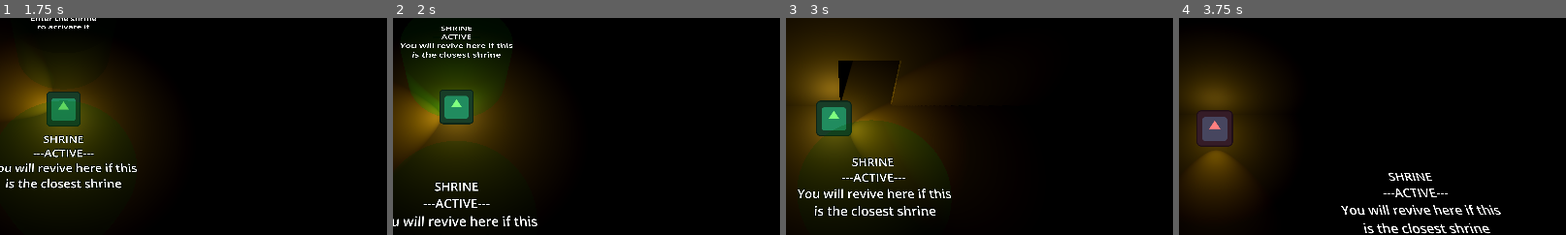
Above: before the commit, frames 1-4 (left to right).
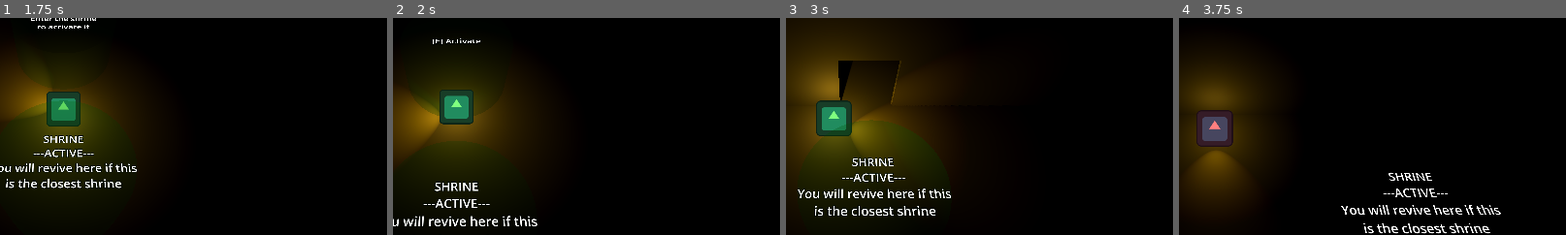
Above: after the commit, the same moments.

Repository: Rusty-Rat-Studios/dead-living-and-dying
Game: Godot game, scene res://game.tscn
Two runs of this game, one before a commit and one after it. Both use one fixed random seed, a clock stepped at 60 frames per second and the inputs below. The engine's default icon, where the game draws it, is replaced by a stand-in: a white triangle on a blue panel in a dark square.
Inputs (mouse positions are % of the whole screen's width and height, from its top left):
- Up to frame 1 (1.75 s): click "START" at 0.5 s; tap Enter at 1.25 s; move the mouse to (45, 70) at 1.27 s; hold Up (ui_up) from 1.28 s (still down); hold Keypad Enter (ui_accept) from 1.28 s (still down); tap E (interact, bound only after the commit) at 1.35 s
- Up to frame 2 (2 s): keep holding Up (ui_up); keep holding Keypad Enter (ui_accept)
- Up to frame 3 (3 s): move the mouse to (80, 65) at 2.02 s; release Keypad Enter (ui_accept) at 2.03 s; tap Keypad Enter (ui_accept) at 2.1, 2.27, 2.57 s; tap E (interact, bound only after the commit) at 2.3, 2.85 s; move the mouse to (20, 35) at 2.77 s; release Up (ui_up) at 2.78 s; hold Left (ui_left) from 2.78 s (still down); hold Keypad Enter (ui_accept) from 2.78 s (still down)
- Up to frame 4 (3.75 s): keep holding Left (ui_left); move the mouse to (55, 50) at 3.52 s; release Keypad Enter (ui_accept) at 3.53 s; tap Tab at 3.6 s
The pictures show only the part of the screen within x 42-92%, y 24-74%; the shares and areas given below are measured in that part.

Frame 1 is identical in both runs. In frame 2, 1.1% of the frame differs, in the area x 2-31%, y 3-46%; in frame 3, less than 0.1%; in frame 4, less than 0.1%.

Commit message:
Add interactable component and partial refactor of shrine

Diff:
--- a/map/shrine.gd
+++ b/map/shrine.gd
@@ -1,8 +1,16 @@
 class_name Shrine
 extends Area3D
 
+const TEXT_INACTIVE: String = "SHRINE\r---inactive---\nEnter the shrine\rto activate it"
+const TEXT_ACTIVE: String = "SHRINE\r---ACTIVE---\nYou will revive here if this\ris the closest shrine"
+const TEXT_CONSUMED: String = "SHRINE\r---CONSUMED---\nThis shrine cannot\rbe used anymore"
+#const TEXT_INTERACTABLE: String = "SHRINE\r---inactive---\nPress 'E' to activate"
+const TEXT_INTERACTABLE: String = "[E] Activate"
+
 # tracks if shrine has been reached and activated
 @onready var activated: bool = false
+# tracks whether player is in range to interact with shrine
+@onready var interactable: bool = false
 # tracks if player has revived at this shrine
 # disallows further revivals at this shrine
 @onready var consumed: bool = false
@@ -20,35 +28,79 @@
 
 func _ready() -> void:
 	body_entered.connect(_on_body_entered)
+	body_exited.connect(_on_body_exited)
 
 	# apply material to shrine
 	$MeshInstance3D.set_surface_override_material(0, material)
 	reset()
 
 
+func _input(event: InputEvent) -> void:
+	if event.is_action_pressed("ui_accept") and interactable and not activated:
+		activate()
+
+
 func reset() -> void:
+	$Interactable.inputs = ["interact"]
+	$Interactable.input_detected.connect(activate)
 	activated = false
 	consumed = false
 	material.albedo_color = color_inactive
-	$Label3D.text = "SHRINE\r---inactive---\nEnter the shrine\rto activate it"
+	#$Label3D.text = TEXT_INACTIVE
+	$Interactable.display_message(TEXT_INACTIVE)
 
 
 func activate() -> void:
 	activated = true
+	# change color and text to show it is activated
 	material.albedo_color = color_active
-	$Label3D.text = "SHRINE\r---ACTIVE---\nYou will revive here if this\ris the closest shrine"
+	#$Label3D.text = TEXT_ACTIVE
+	$Interactable.display_message(TEXT_ACTIVE)
 	SignalBus.activated_shrine.emit(self)
+	# remove input detection for interactable
+	$Interactable.inputs.clear()
 
 
 func consume() -> void:
 	if not default:
 		consumed = true
+		activated = false
 		material.albedo_color = color_consumed
-		$Label3D.text = "SHRINE\r---CONSUMED---\nThis shrine cannot\rbe used anymore"
+		$Interactable.display_message(TEXT_CONSUMED)
+		#$Label3D.text = TEXT_CONSUMED
 		SignalBus.consumed_shrine.emit(self)
 
 
 func _on_body_entered(_body: Node3D) -> void:
 	# type-checking for player is unneeded as shrine collides on layer PLAYER
 	if not consumed and not activated and PlayerHandler.get_player_state() != "Dead":
-		activate()
+		#activate()
+		$Interactable.display_message(TEXT_INTERACTABLE)
+		#$Label3D.text = TEXT_INTERACTABLE
+		interactable = true
+
+		# activate outline visibility
+		print("Layer mask after entering:", $MeshInstance3D.get_layer_mask_value(2))  # Debug print
+		$MeshInstance3D.set_layer_mask_value(2, true)
+		print("Layer mask after entering:", $MeshInstance3D.get_layer_mask_value(2))  # Debug print
+
+
+func _on_body_exited(_body: Node3D) -> void:
+	# no guard check -> should always be non-interactable when player leaves
+	# regardless of shrine and player states
+	interactable = false
+
+	# deactivate outline visibility
+	print("Layer mask after exiting:", $MeshInstance3D.get_layer_mask_value(2))  # Debug print
+	$MeshInstance3D.set_layer_mask_value(2, false)
+	print("Layer mask after exiting:", $MeshInstance3D.get_layer_mask_value(2))  # Debug print
+
+	if activated:
+		$Interactable.display_message(TEXT_ACTIVE)
+		#$Label3D.text = TEXT_ACTIVE
+	elif consumed:
+		$Interactable.display_message(TEXT_CONSUMED)
+		#$Label3D.text = TEXT_CONSUMED
+	else:
+		$Interactable.display_message(TEXT_INACTIVE)
+		#$Label3D.text = TEXT_INACTIVE
--- a/map/shrine.tscn
+++ b/map/shrine.tscn
@@ -1,6 +1,7 @@
-[gd_scene load_steps=5 format=3 uid="uid://web8bdry114l"]
+[gd_scene load_steps=6 format=3 uid="uid://web8bdry114l"]
 
 [ext_resource type="Script" path="res://map/shrine.gd" id="1_fbitt"]
+[ext_resource type="PackedScene" uid="uid://cnbim08e5mqrn" path="res://ui/interactable.tscn" id="2_6wln3"]
 
 [sub_resource type="CylinderShape3D" id="CylinderShape3D_eitr8"]
 radius = 2.0
@@ -26,12 +27,13 @@
 shape = SubResource("CylinderShape3D_eitr8")
 
 [node name="MeshInstance3D" type="MeshInstance3D" parent="."]
+layers = 3
 mesh = SubResource("CylinderMesh_fvtqe")
 
 [node name="Label3D" type="Label3D" parent="."]
 transform = Transform3D(1, 0, 0, 0, -4.37114e-08, 1, 0, -1, -4.37114e-08, 0, 1, 0)
-text = "SHRINE
+visible = false
+font_size = 64
 
-Your spirit will return
-here when you die."
-font_size = 64
+[node name="Interactable" parent="." instance=ExtResource("2_6wln3")]
+transform = Transform3D(1, 0, 0, 0, -4.37114e-08, 1, 0, -1, -4.37114e-08, 0, 1, 0)
--- a/project.godot
+++ b/project.godot
@@ -30,6 +30,14 @@
 
 [input]
 
+ui_accept={
+"deadzone": 0.5,
+"events": [Object(InputEventKey,"resource_local_to_scene":false,"resource_name":"","device":0,"window_id":0,"alt_pressed":false,"shift_pressed":false,"ctrl_pressed":false,"meta_pressed":false,"pressed":false,"keycode":4194310,"physical_keycode":0,"key_label":0,"unicode":0,"location":0,"echo":false,"script":null)
+, Object(InputEventKey,"resource_local_to_scene":false,"resource_name":"","device":0,"window_id":0,"alt_pressed":false,"shift_pressed":false,"ctrl_pressed":false,"meta_pressed":false,"pressed":false,"keycode":0,"physical_keycode":4194310,"key_label":0,"unicode":0,"location":0,"echo":false,"script":null)
+, Object(InputEventKey,"resource_local_to_scene":false,"resource_name":"","device":0,"window_id":0,"alt_pressed":false,"shift_pressed":false,"ctrl_pressed":false,"meta_pressed":false,"pressed":false,"keycode":0,"physical_keycode":32,"key_label":0,"unicode":0,"location":0,"echo":false,"script":null)
+, Object(InputEventJoypadButton,"resource_local_to_scene":false,"resource_name":"","device":-1,"button_index":0,"pressure":0.0,"pressed":false,"script":null)
+]
+}
 ui_cancel={
 "deadzone": 0.5,
 "events": [Object(InputEventKey,"resource_local_to_scene":false,"resource_name":"","device":0,"window_id":0,"alt_presse …(194 unchanged characters)…
@@ -108,6 +116,12 @@
 "events": [Object(InputEventJoypadMotion,"resource_local_to_scene":false,"resource_name":"","device":-1,"axis":3,"axis_value":1.0,"script":null)
 ]
 }
+interact={
+"deadzone": 0.5,
+"events": [Object(InputEventKey,"resource_local_to_scene":false,"resource_name":"","device":0,"window_id":0,"alt_pressed":false,"shift_pressed":false,"ctrl_pressed":false,"meta_pressed":false,"pressed":false,"keycode":0,"physical_keycode":69,"key_label":0,"unicode":0,"location":0,"echo":false,"script":null)
+, Object(InputEventJoypadButton,"resource_local_to_scene":false,"resource_name":"","device":-1,"button_index":2,"pressure":0.0,"pressed":false,"script":null)
+]
+}
 
 [rendering]
 
--- /dev/null
+++ b/ui/interactable.gd
@@ -0,0 +1,37 @@
+extends Node3D
+'''
+https://forum.godotengine.org/t/display-the-character-of-an-input-on-screen/4101
+'''
+
+# TODO: add code to resume/suspend process when text prompt is visible
+# where _process() continually points the label towards the camera
+
+# used to communicate input back to parent scene
+signal input_detected(event: InputEvent)
+
+# allow multiple input actions for a single node
+# input types should be Input Map strings, e.g. "ui_accept"
+@export var inputs: Array = []
+
+@onready var text_box: Label3D = $Label3D
+
+
+func _input(event: InputEvent) -> void:
+	if not inputs.is_empty():
+		# check if event matches any input we are listening for
+		for input_name: String in inputs:
+			if event.is_action_pressed(input_name):
+				input_detected.emit(input_name)
+				return
+
+
+func display_message(message: String) -> void:
+	if text_box:
+		text_box.text = message
+		text_box.visible = true
+
+
+func hide_message() -> void:
+	if text_box:
+		text_box.text = ""
+		text_box.visible = false
--- /dev/null
+++ b/ui/interactable.tscn
@@ -0,0 +1,12 @@
+[gd_scene load_steps=2 format=3 uid="uid://cnbim08e5mqrn"]
+
+[ext_resource type="Script" path="res://ui/interactable.gd" id="1_x07wr"]
+
+[node name="Interactable" type="Node3D"]
+script = ExtResource("1_x07wr")
+
+[node name="Label3D" type="Label3D" parent="."]
+transform = Transform3D(1, 0, 0, 0, 1, -7.35137e-08, 0, 7.35137e-08, 1, 0, 0, 0)
+text = "UNITIALIZED
+INTERACTABLE"
+font_size = 64
